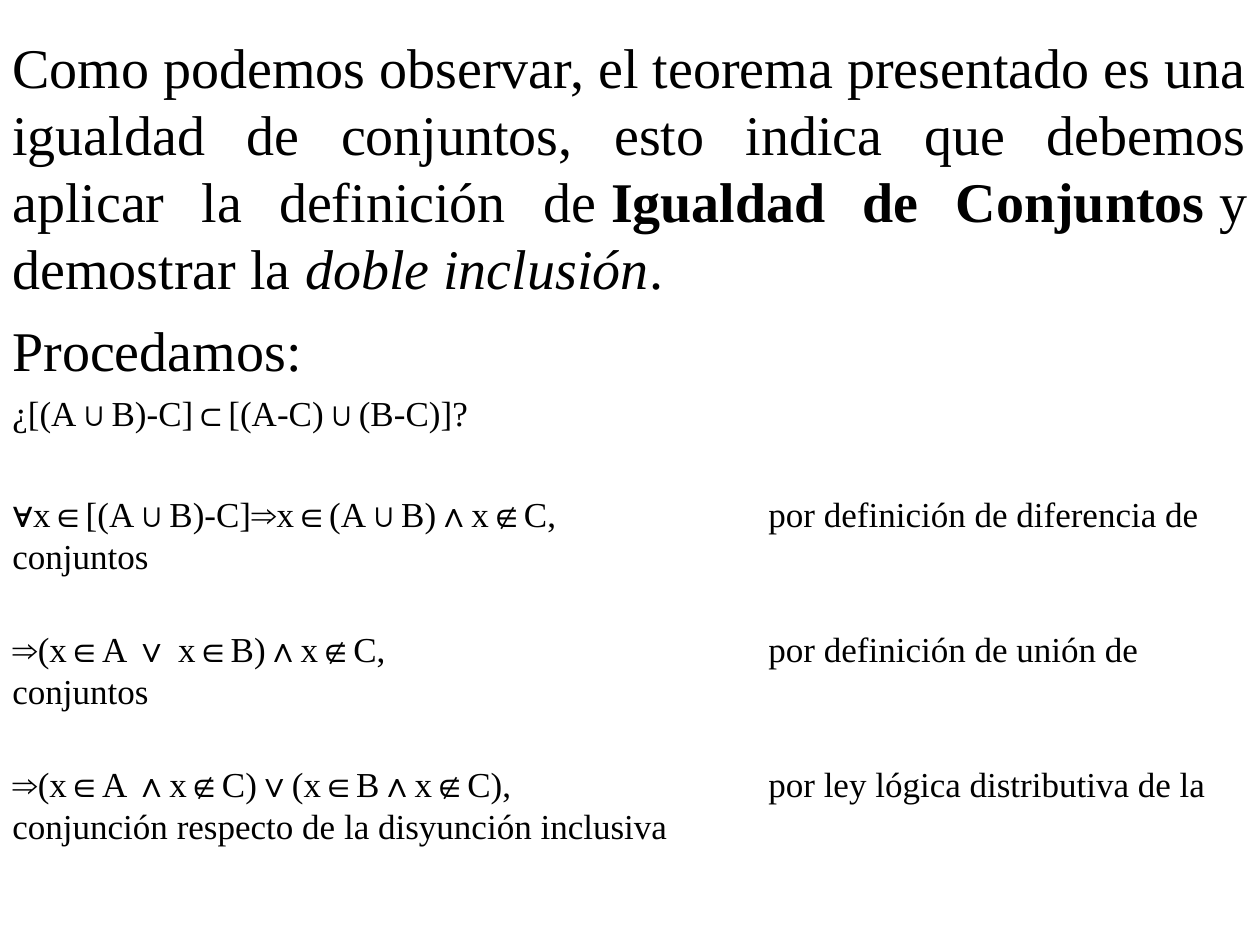
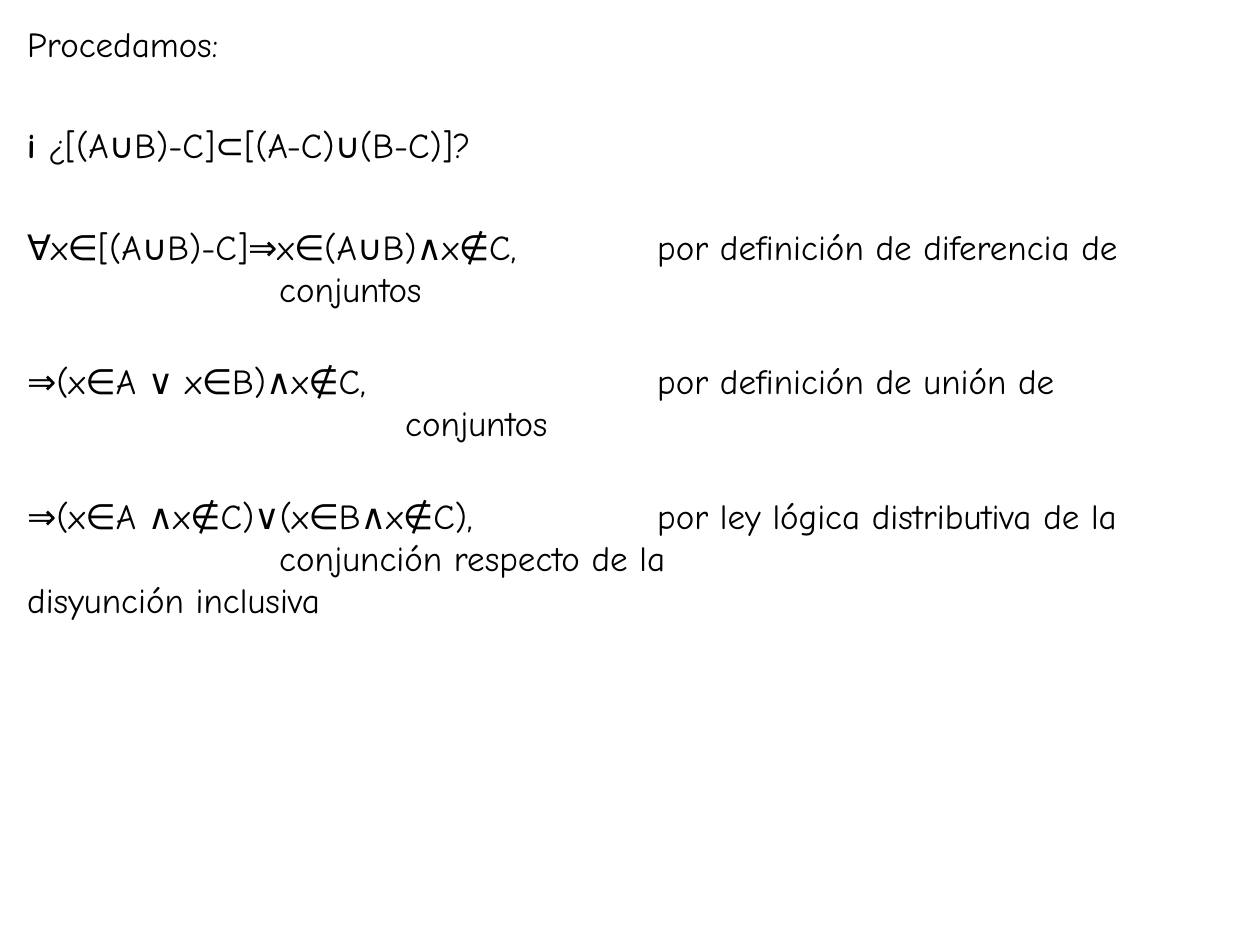
Before and after one commit to jc-gi/tc, a slide deck: slide 30 of slides/Def_Teo_Demostracion.ppt (slide 29 before the commit). Drawn at 1260x945 pixels with LibreOffice and Linux fonts; fonts in the diff are those of the drawing. Boxes give left, top, right and bottom in pixels: in the first picture for what was removed or moved away, otherwise in the second. Text is boxed around its words. In the diff, an @@ line names an element or a change of style, - is before the commit and + after.

```diff
--- a/slides/Def_Teo_Demostracion.ppt
+++ b/slides/Def_Teo_Demostracion.ppt
@@ text "Procedamos:" moved from (x1=12, y1=49, x2=1248, y2=804) to (x1=27, y1=33, x2=1117, y2=620) @@
@@ text at (x1=12, y1=49, x2=1248, y2=290): paragraph removed @@
-Como podemos observar, el teorema presentado es una igualdad de conjuntos, esto indica que debemos aplicar la definición de Igualdad de Conjuntos y demostrar la doble inclusión.
@@ text at (x1=27, y1=33, x2=1117, y2=620): size 32 to 20 pt in "Procedamos:"; font Times New Roman to Comic Neue in "Procedamos:", "∀x∈[(A∪B)-C]⇒x∈(A∪B)∧x∉C, por definición de diferencia de co ...", "⇒(x∈A ∨ x∈B)∧x∉C, por definición de unión ...", "⇒(x∈A ∧x∉C)∨(x∈B∧x∉C), por ley lógica distributiva de ..."; less space between paragraphs @@
@@ text at (x1=27, y1=130, x2=470, y2=165): text changed; font Times New Roman to Comic Neue @@
-¿[(A∪B)-C]⊂[(A-C)∪(B-C)]?
+i ¿[(A∪B)-C]⊂[(A-C)∪(B-C)]?
```
Also in this commit, not shown: 55 other slides changed, 26 slides added, 1 slide removed, 2 other files.
